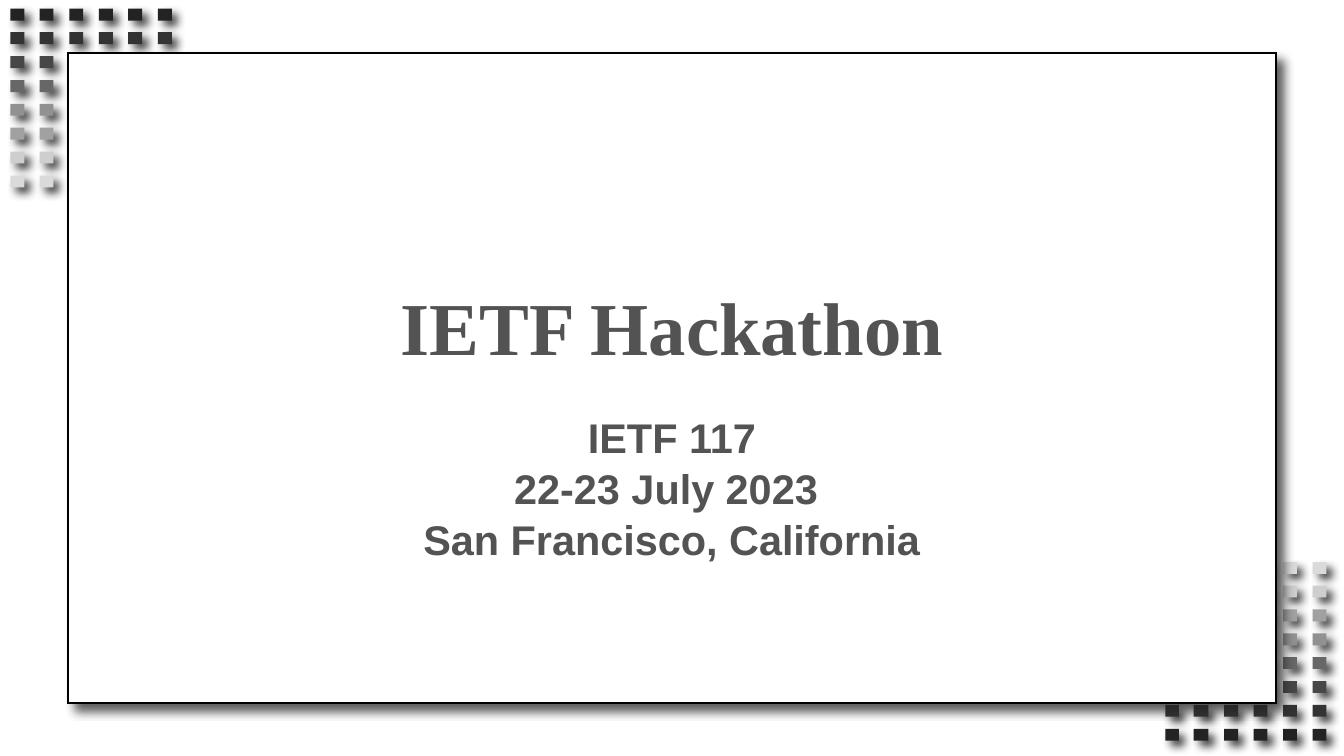
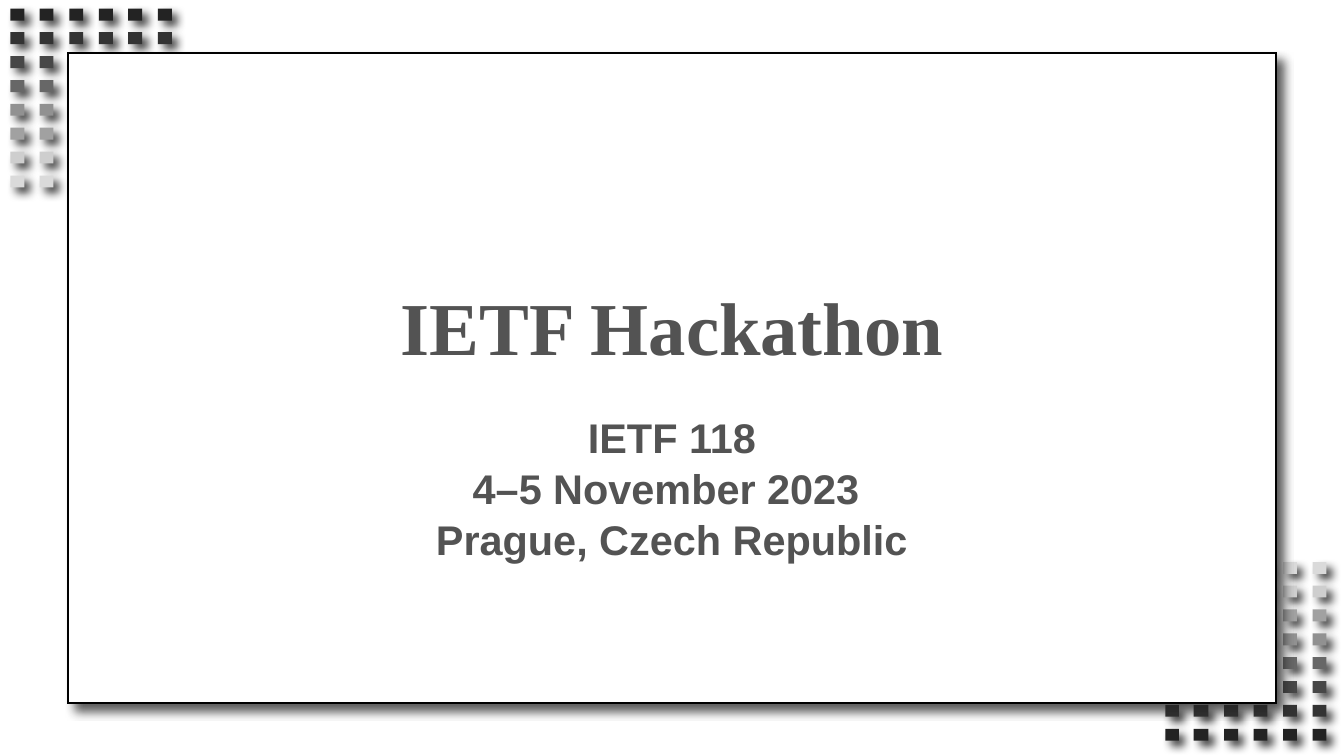
Before and after one commit to IETF-Hackathon/ietf118-project-presentations, a slide deck: slide 1 of presentation-template.pptx. Drawn at 1344x756 pixels with LibreOffice and Linux fonts; fonts in the diff are those of the drawing; background and template pictures are left out. Boxes give left, top, right and bottom in pixels: in the first picture for what was removed or moved away, otherwise in the second. Text is boxed around its words. In the diff, an @@ line names an element or a change of style, - is before the commit and + after.

Commit message:
updated template to IETF 118, Prague

```diff
--- a/presentation-template.pptx
+++ b/presentation-template.pptx
@@ subtitle at [436,424,908,564]: text changed @@
-IETF 117
-22-23 July 2023
-San Francisco, California
+IETF 118
+4–5 November 2023
+Prague, Czech Republic
```
